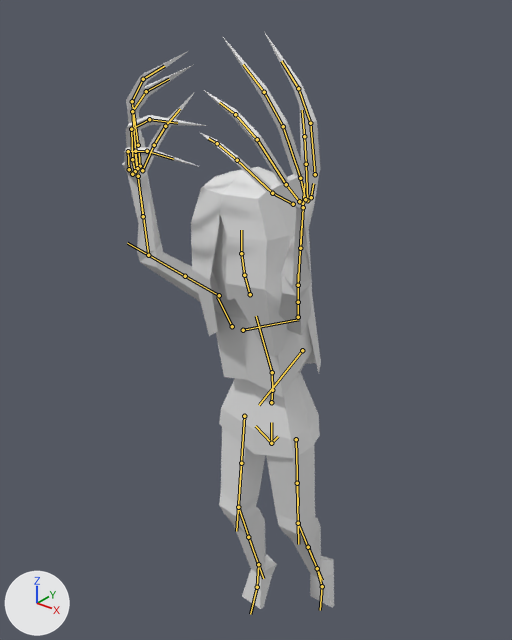
The FBX model Assets/Ghost/Models/sk_ghost_cast_wall.fbx: old version first, new version second.
The view is the same before and after, from a 50 mm camera at (1.086, -1.434, 2.198) aimed at (-0.053, -0.01, 1.315). The axes (+X, +Y, +Z) are drawn at lower left. The lights are the same throughout. The older version comes first. Both versions are drawn at frame 21 of the action 'Scene'; the numbers are the values there. The bones that change, and the others that lie on the model, are drawn over the model as lines.

Names of what the first picture shows: 'GHOST'.
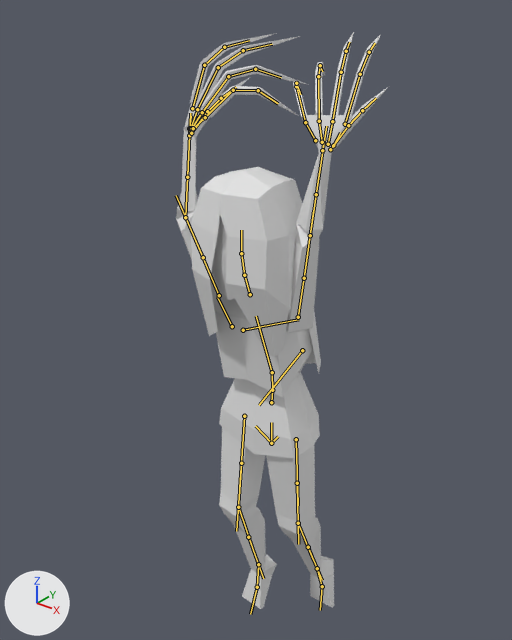
Commit message: cast animation tweak

The change in detail:
Bone 'DEF-upper_arm.L' (bone_def_upper_arm_l) turns from (106, -46, 36) to (3, -8, 142) degrees about its own x, y and z.
Bone 'DEF-upper_arm.L.001' (bone_def_upper_arm_l_001) turns from (0, -38, 0) to (0, -89, 0) degrees about its own x, y and z.
Bone 'DEF-forearm.L' (bone_def_forearm_l) turns from (6, -77, 24) to (9, -178, 0) degrees about its own x, y and z.
Bone 'DEF-hand.L' (bone_def_hand_l) moves from (-0.001, -0.007, -0.001) to (-0.001, -0.005, -0.001).
Bone 'DEF-hand.L' (bone_def_hand_l) turns from (-28, -86, 6) to (-40, -133, 20) degrees about its own x, y and z.
Bone 'DEF-upper_arm.R' (bone_def_upper_arm_r) turns from (113, 39, -27) to (16, 39, -135) degrees about its own x, y and z.
Bone 'DEF-upper_arm.R.001' (bone_def_upper_arm_r_001) moves from (0.0, -0.003, 0.0) to (0.0, -0.002, 0.0).
Bone 'DEF-upper_arm.R.001' (bone_def_upper_arm_r_001) turns from (0, 31, 0) to (0, 72, 0) degrees about its own x, y and z.
Bone 'DEF-forearm.R' (bone_def_forearm_r) moves from (0.0, -0.006, 0.001) to (0.0, -0.004, 0.0).
Bone 'DEF-forearm.R' (bone_def_forearm_r) turns from (37, 65, -12) to (34, 147, 4) degrees about its own x, y and z.
Bone 'DEF-hand.R' (bone_def_hand_r) moves from (0.001, -0.006, -0.001) to (0.001, -0.004, 0.0).
Bone 'DEF-hand.R' (bone_def_hand_r) turns from (-30, 76, -3) to (-38, 113, -16) degrees about its own x, y and z.

Location of each change, (x1, y1, x2, y2) in pixels of the pictures (512 x 640 px):
'GHOST', posed: before (123, 32, 334, 609); after (176, 32, 388, 609)
bone 'DEF-upper_arm.L', root to tip: before (298, 317) to (298, 292); after (298, 317) to (307, 254)
bone 'DEF-upper_arm.L.001', root to tip: before (298, 302) to (298, 274); after (304, 278) to (313, 210)
bone 'DEF-forearm.L', root to tip: before (298, 285) to (301, 226); after (310, 235) to (319, 171)
bone 'DEF-hand.L', root to tip: before (303, 207) to (301, 199); after (322, 150) to (324, 140)
bone 'DEF-upper_arm.R', root to tip: before (219, 295) to (165, 265); after (219, 295) to (194, 237)
bone 'DEF-upper_arm.R.001', root to tip: before (185, 276) to (127, 243); after (203, 257) to (176, 195)
bone 'DEF-forearm.R', root to tip: before (148, 255) to (140, 195); after (185, 217) to (188, 155)
bone 'DEF-hand.R', root to tip: before (138, 176) to (135, 168); after (189, 135) to (191, 126)
